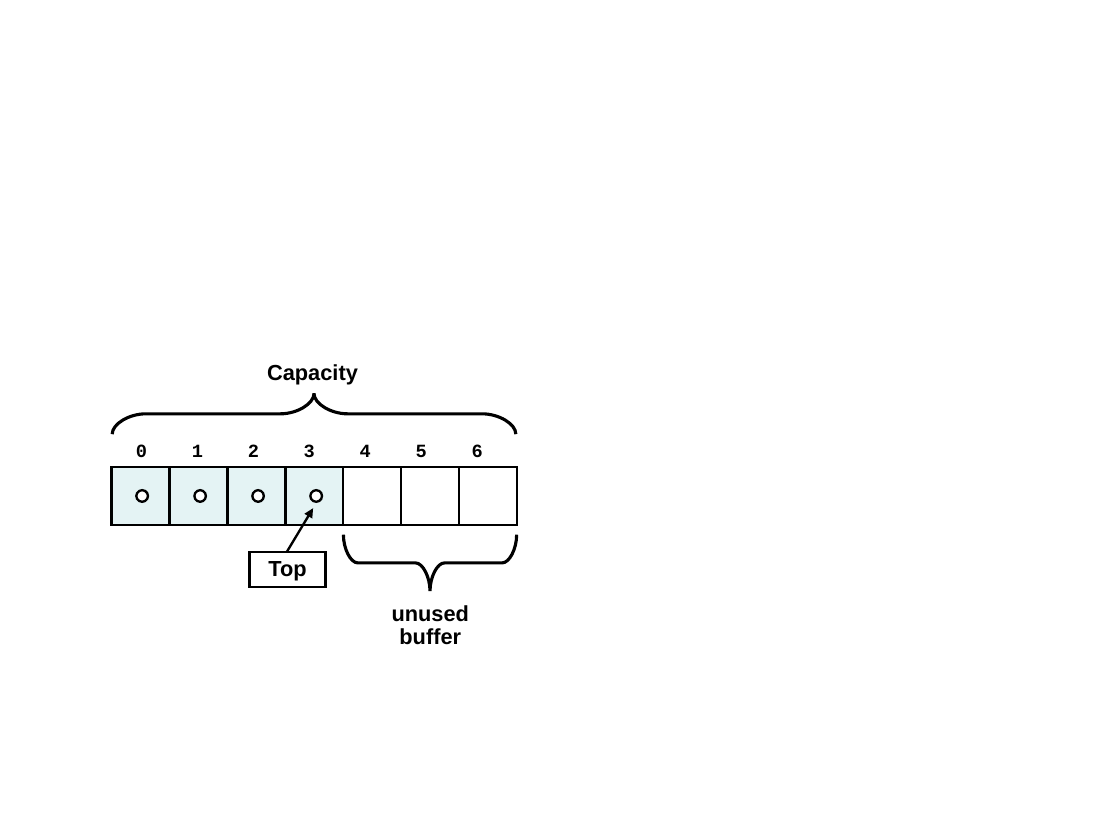
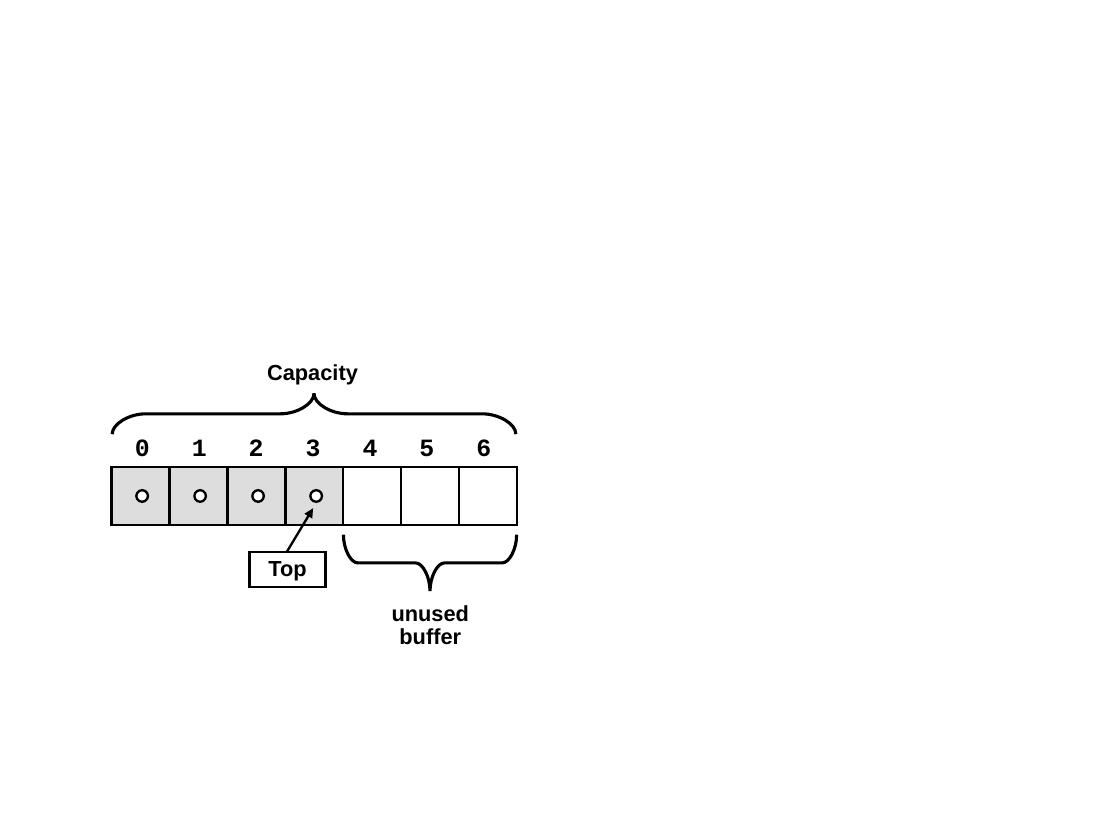
Before and after one commit to nakov/introjavabook, a slide deck: slide 4 of resources/images/Chapter-14.1-Linear-Data-Structures/Lists-Figures.ppt. Drawn at 1120x840 pixels with LibreOffice and Linux fonts; fonts in the diff are those of the drawing. Boxes give left, top, right and bottom in pixels: in the first picture for what was removed or moved away, otherwise in the second. Text is boxed around its words. In the diff, an @@ line names an element or a change of style, - is before the commit and + after.

```diff
--- a/resources/images/Chapter-14.1-Linear-Data-Structures/Lists-Figures.ppt
+++ b/resources/images/Chapter-14.1-Linear-Data-Structures/Lists-Figures.ppt
@@ text "0 1 2 3 4 ..." at [135, 439, 491, 457]: size 12 to 16 pt @@
@@ fill #E4F3F4 to #DDDDDD in 4 elements at [112, 467, 170, 525], [169, 467, 227, 525], [227, 467, 286, 525], [286, 467, 344, 525] @@
```
Also in this commit, not shown: 1 other slide changed, 6 other files.
